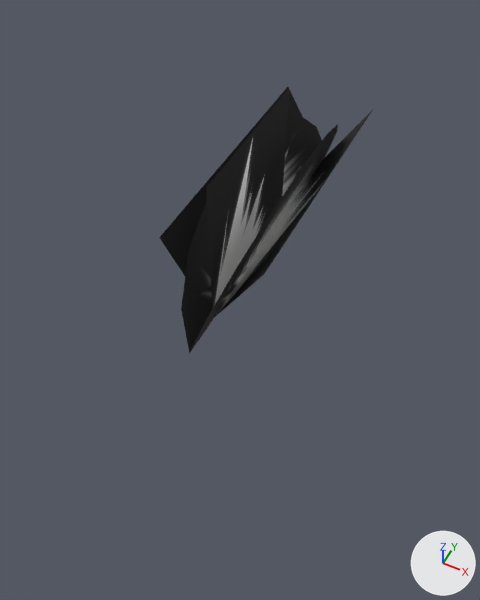
The FBX model Assets/T_Item/Weapon/Slash_efe/Slash_efe.FBX: old version first, new version second.
The view is the same before and after, from a 50 mm camera at (2.61, -5.48, 6.13) aimed at (0.16, -0.59, 0.02). The axes (+X, +Y, +Z) are drawn at lower right. The lights are the same throughout. Where no turn or scale is listed for an object, it has been applied to the vertices.
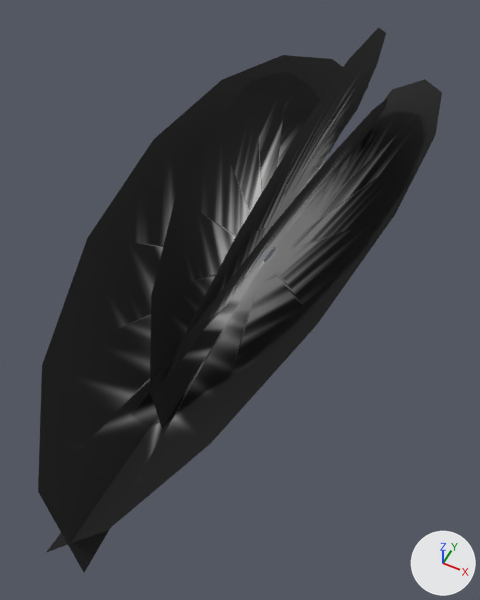
Changed parts and their boxes (x1, y1, x2, y2) in the pictures (480 x 600 px; the box of a moved part takes in the faces that stretch with it):
'Cylinder005', added (black)
    after: (38, 55, 369, 572)
'Cylinder004', added (black)
    after: (47, 79, 442, 552)
'Cylinder002', reshaped, moved, turned, rescaled
    before: (181, 113, 327, 354)
    after: (150, 71, 320, 428)
'Cylinder003', added (black)
    after: (164, 27, 386, 384)
'Plane007', deleted (black)
    before: (206, 90, 289, 309)
'Cylinder001', reshaped, moved, turned, rescaled
    before: (191, 124, 338, 350)
    after: (131, 98, 388, 415)
'Plane008', deleted (black)
    before: (215, 110, 373, 317)
'Plane009', deleted (black)
    before: (159, 87, 303, 276)
part 1 of me_mesh_004, moved or reshaped
    before: (181, 114, 327, 354)
    after: (38, 55, 369, 572)
part 2 of me_mesh_003, moved or reshaped
    before: (191, 124, 338, 350)
    after: (47, 79, 442, 552)

Patch to the scene script:
```diff
--- a/Assets/T_Item/Weapon/Slash_efe/Slash_efe.FBX.py
+++ b/Assets/T_Item/Weapon/Slash_efe/Slash_efe.FBX.py
@@ me_mesh_003 @@
 # used by ob_cylinder001; location = (0.0, 0.58, 0.0); rotation_euler = (1.872, 0.0, 1.571), in degrees (107, 0, 90); scale = (0.0743, 0.0506, 0.0529)
-me_mesh_003.from_pydata(...)  # 18 vertices, 8 faces; spans x -28.9..28.9, y -0.2..28.7, z 0.0
+me_mesh_003.from_pydata(...)  # 18 vertices, 8 faces; spans x -0.3..1.6, y -4.7..4.7, z -0.2..1.5
+# me_mesh_003 part 2: 18 of 18 vertices moved; they spanned x -28.9..28.9, y -0.2..28.7, z 0.0 and now span x -0.3..1.6, y -4.7..4.7, z -0.2..1.5; mean shift (0.5, -8.3, 0.4); largest move (-20.5, 20.3, 0.0) -> (0.9, -3.4, 0.9)
 me_mesh_003.materials.append(mat_material__95)
@@ me_mesh_004 @@
 # used by ob_cylinder002; location = (0.0, 0.58, 0.0); rotation_euler = (-1.27, 0.0, -1.571), in degrees (-73, 0, -90); scale = (-0.0743, -0.0501, -0.0529)
-me_mesh_004.from_pydata(...)  # 18 vertices, 8 faces; spans x -28.9..28.9, y -0.2..28.7, z 0.0
+me_mesh_004.from_pydata(...)  # 18 vertices, 8 faces; spans x -1.6..0.2, y -4.7..4.7, z -0.1..1.5
+# me_mesh_004 part 1: 18 of 18 vertices moved; they spanned x -28.9..28.9, y -0.2..28.7, z 0.0 and now span x -1.6..0.2, y -4.7..4.7, z -0.1..1.5; mean shift (-0.5, -8.3, 0.4); largest move (-20.5, 20.3, 0.0) -> (-1.0, -3.4, 1.0)
 me_mesh_004.materials.append(mat_material__95)
@@ me_mesh_001_1 @@
+me_mesh_001_1 = me_mesh_004.copy(); me_mesh_001_1.name = 'Mesh.001'  # the mesh of ob_cylinder002
@@ me_mesh_002_1 @@
+me_mesh_002_1.from_pydata(...)  # 18 vertices, 8 faces; spans x 0.0..0.69, y -3.18..3.18, z -0.02..2.57
+me_mesh_002_1.materials.append(mat_material__95)  # picture img_efe5_png
@@ ob_cylinder001 @@
 ob_cylinder001 = bpy.data.objects.new('Cylinder001', me_mesh_003)
-ob_cylinder001.location = (0.0, 0.58, 0.0)
-ob_cylinder001.rotation_euler = (1.872, 0.0, 1.571)  # degrees (107, 0, 90)
-ob_cylinder001.scale = (0.0743, 0.0506, 0.0529)
+ob_cylinder001.location = (0.0, 0.59, -0.33)
+ob_cylinder001.rotation_euler = (1.944, -0.0242, 1.473)  # degrees (111, -1.4, 84)
+ob_cylinder001.scale = (0.111, 0.0755, 0.079)
@@ ob_plane008 @@
-ob_plane008 = bpy.data.objects.new('Plane008', me_mesh_001)
-ob_plane008.location = (0.0, 0.78, 0.0)
@@ ob_plane007 @@
-ob_plane007 = bpy.data.objects.new('Plane007', me_mesh)
-ob_plane007.location = (0.0, 0.0, 0.0)
@@ ob_plane009 @@
-ob_plane009 = bpy.data.objects.new('Plane009', me_mesh_002)
-ob_plane009.location = (0.0, 0.78, 0.0)
-ob_plane009.rotation_euler = (3.142, -0.546, 0.0)  # degrees (180, -31, 0)
-ob_plane009.scale = (-0.0254, -0.0451, -0.0157)
@@ ob_cylinder002 @@
-ob_cylinder002 = bpy.data.objects.new('Cylinder002', me_mesh_004)
-ob_cylinder002.location = (0.0, 0.58, 0.0)
-ob_cylinder002.rotation_euler = (-1.27, 0.0, -1.571)  # degrees (-73, 0, -90)
-ob_cylinder002.scale = (-0.0743, -0.0501, -0.0529)
+ob_cylinder002 = bpy.data.objects.new('Cylinder002', me_mesh_001_1)
+ob_cylinder002.location = (0.0, 0.59, -0.33)
+ob_cylinder002.rotation_euler = (-1.23, 0.0283, -1.471)  # degrees (-70, 1.6, -84)
+ob_cylinder002.scale = (-0.111, -0.0748, -0.079)
@@ ob_cylinder004 @@
+ob_cylinder004 = bpy.data.objects.new('Cylinder004', me_mesh_003)
+ob_cylinder004.location = (0.01, 0.6, -0.33)
@@ ob_cylinder005 @@
+ob_cylinder005 = bpy.data.objects.new('Cylinder005', me_mesh_004)
+ob_cylinder005.location = (0.01, 0.6, -0.33)
@@ ob_cylinder003 @@
+ob_cylinder003 = bpy.data.objects.new('Cylinder003', me_mesh_002_1)
+ob_cylinder003.location = (0.0, 0.93, 0.01)
```
